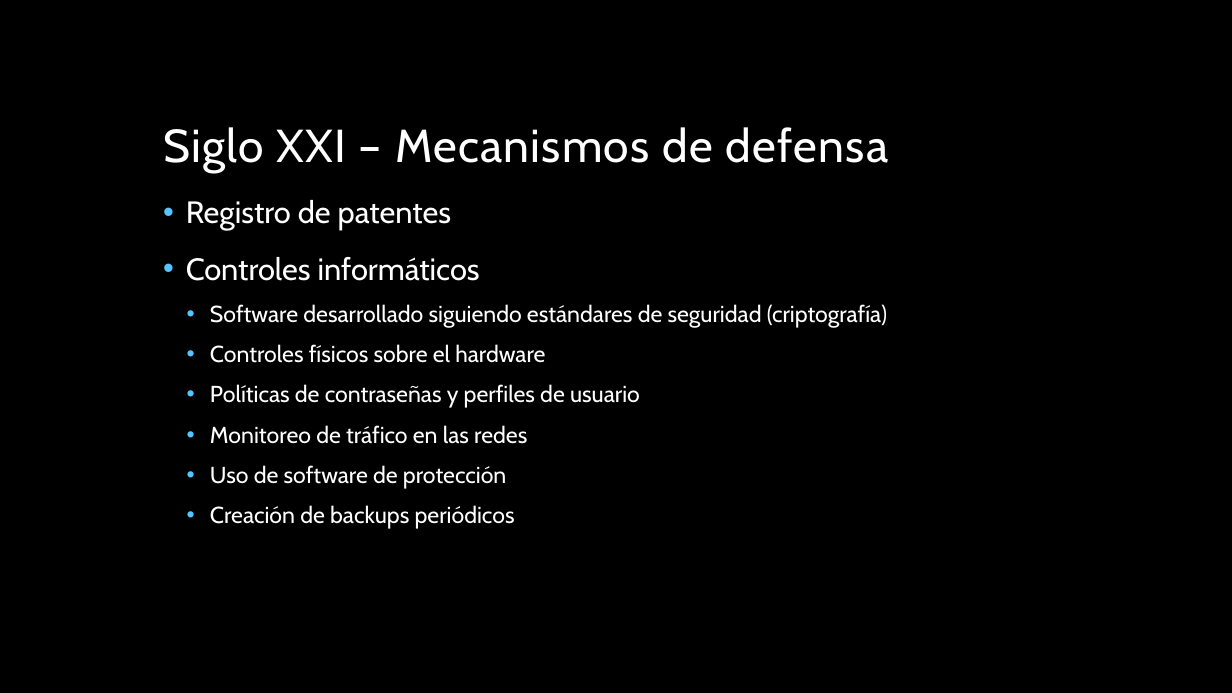
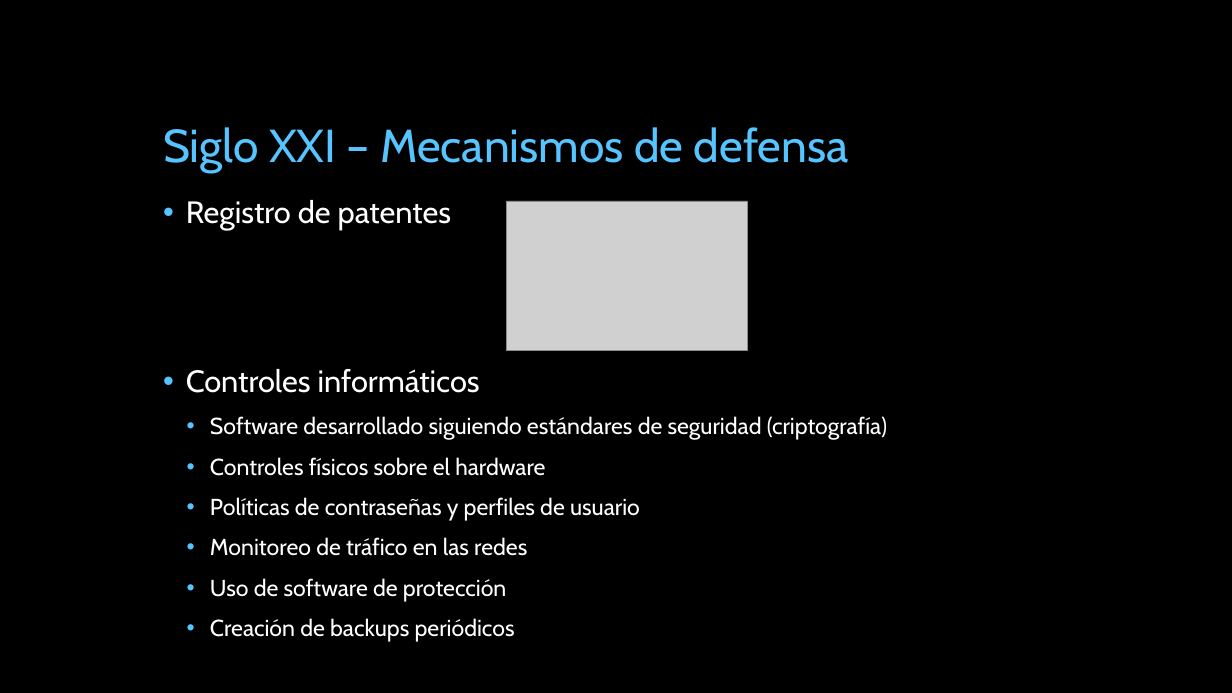
Before and after one commit to miparnisari/implantaciondesistemas, a slide deck: slide 11 of Presentacion/Fuga de Información en los Siglos XIX y.pptx (slide 7 before the commit). Drawn at 1232x693 pixels with LibreOffice and Linux fonts; fonts in the diff are those of the drawing; grey boxes stand for pictures; background and template pictures are left out. Boxes give left, top, right and bottom in pixels: in the first picture for what was removed or moved away, otherwise in the second. Text is boxed around its words. In the diff, an @@ line names an element or a change of style, - is before the commit and + after.

```diff
--- a/Presentacion/Fuga de Información en los Siglos XIX y.pptx
+++ b/Presentacion/Fuga de Información en los Siglos XIX y.pptx
@@ title "Siglo XXI – Mecanismos de ..." at [163, 127, 849, 173]: text colour #FFFFFF to #56C5FF, letter spacing 1 to 0 pt @@
@@ text "Registro de patentes" rewrapped from [186, 200, 887, 529] to [186, 200, 887, 642] @@
@@ picture added at [506, 201, 747, 351] @@
```
Also in this commit, not shown: 8 other slides changed, 6 slides added, 2 slides removed.
